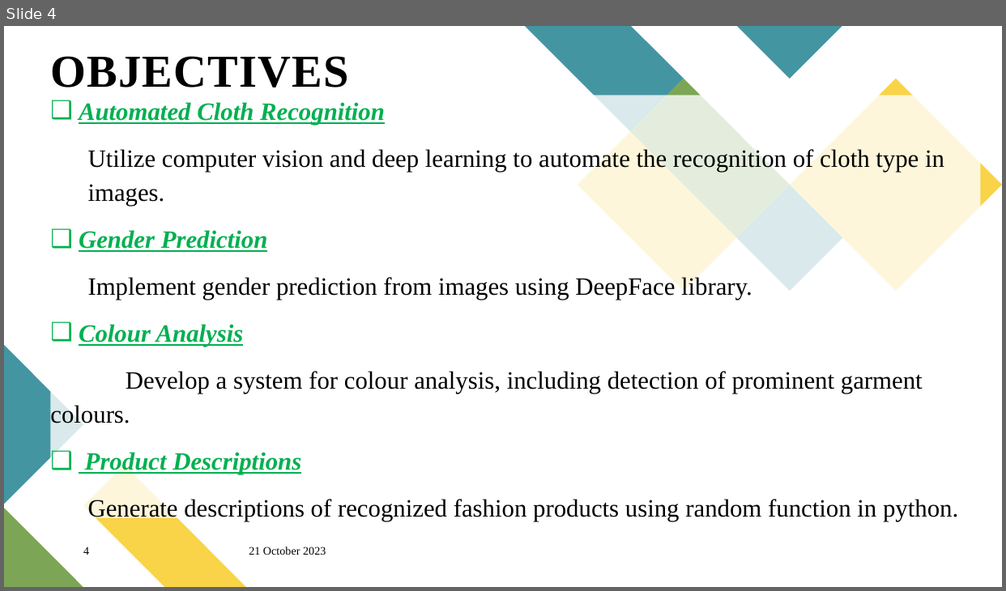
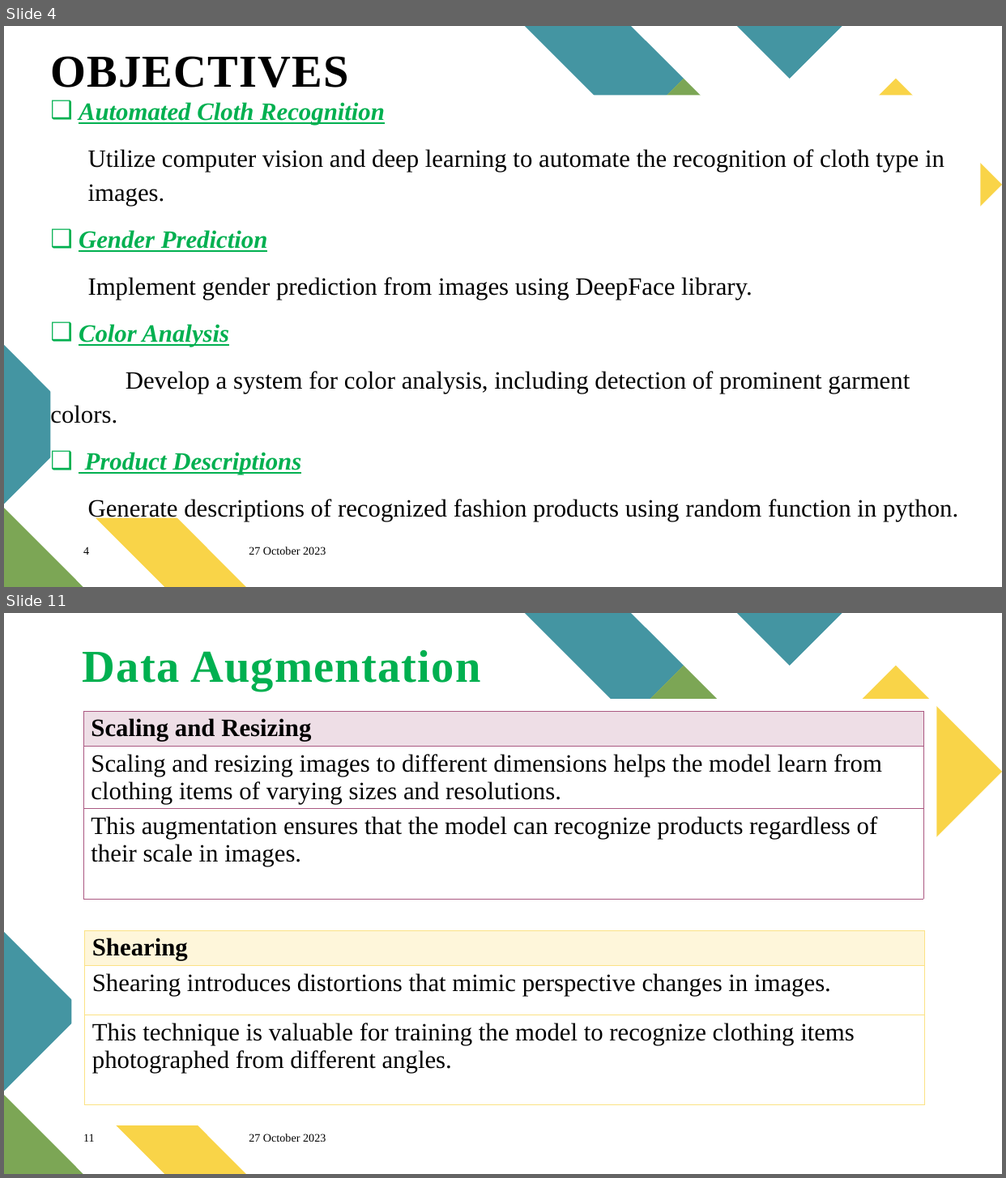
Before and after one commit to preethyannthomas/MiniProject_2024, a slide deck: Documents/Seminar.pptx. Shown one above the other, each under a label of ours: slide 4 before the commit, slides 4 and 11 after it; the slides between them are not shown. The pictures are 1006x591 and 1006x1178 pixels, drawn with LibreOffice and Linux fonts; fonts in the diff are those of the drawing. Boxes give left, top, right and bottom in pixels: in the first picture for what was removed or moved away, otherwise in the second. Text is boxed around its words. In the diff, an @@ line names an element or a change of style, - is before the commit and + after.

```diff
--- a/Documents/Seminar.pptx
+++ b/Documents/Seminar.pptx
@@ slide 11 added at [4, 613, 1002, 1174], background #FFFFFF; not listed: 7 template elements that a slide beside it also shows @@
@@ title added at [83, 650, 481, 692], 44 pt, text #00B050, bold @@
+Data Augmentation
@@ rectangle added at [71, 699, 937, 1126], fill #FFFFFF @@
@@ table added at [83, 711, 923, 914], 3 rows, 1 columns @@
+Scaling and Resizing
+Scaling and resizing images to different dimensions helps the model learn from clothing items of varying sizes and resolutions.
+This augmentation ensures that the model can recognize products regardless of their scale in images.
@@ table added at [85, 931, 925, 1114], 3 rows, 1 columns @@
+Shearing
+Shearing introduces distortions that mimic perspective changes in images.
+This technique is valuable for training the model to recognize clothing items photographed from different angles.
@@ page number added at [83, 1134, 95, 1142], 11 pt, text #000000 @@
+11
@@ text added at [249, 1134, 326, 1142], 11 pt, text #000000 @@
+27 October 2023
@@ slide 4 changed as well @@
@@ freeform shape removed at [577, 131, 737, 291] @@
@@ text at [50, 324, 910, 428]: text changed @@
-❑ Colour Analysis
-Develop a system for colour analysis, including detection of prominent garment colours.
+❑ Color Analysis
+Develop a system for color analysis, including detection of prominent garment colors.
@@ text at [249, 547, 326, 555]: text changed @@
-21 October 2023
+27 October 2023
```
Also in this commit, not shown: 3 other slides changed, 22 other slides added, 8 slides removed, 51 other files.
